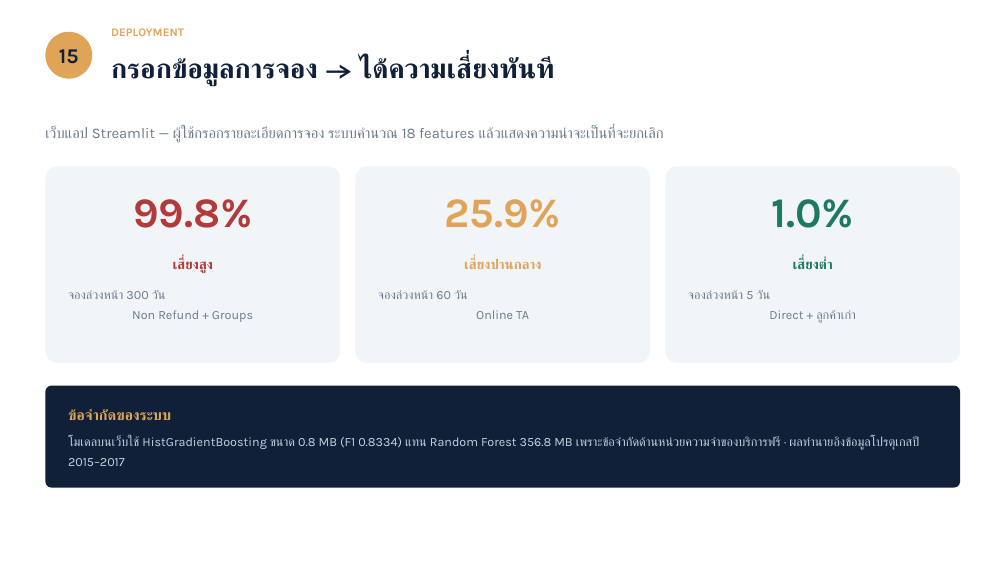
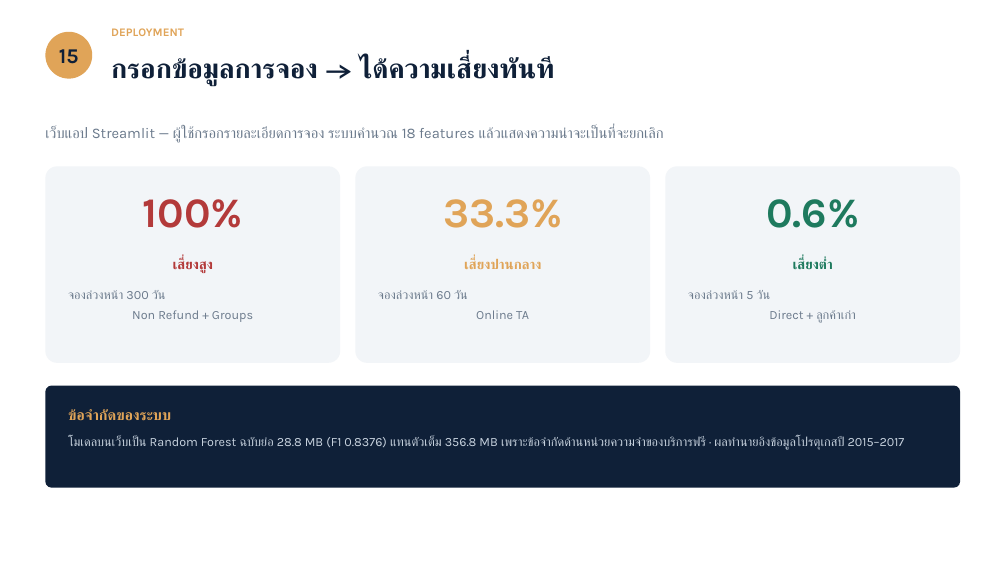
Before and after one commit to Hake2549/ML, a slide deck: slide 15 of slides/Hotel-Booking-Cancellation-Prediction.pptx. Drawn at 1008x567 pixels with LibreOffice and Linux fonts; fonts in the diff are those of the drawing. Boxes give left, top, right and bottom in pixels: in the first picture for what was removed or moved away, otherwise in the second. Text is boxed around its words. In the diff, an @@ line names an element or a change of style, - is before the commit and + after.

```diff
--- a/slides/Hotel-Booking-Cancellation-Prediction.pptx
+++ b/slides/Hotel-Booking-Cancellation-Prediction.pptx
@@ text at <box>143,199,243,228</box>: text changed @@
-99.8%
+100%
@@ text at <box>443,199,562,228</box>: text changed @@
-25.9%
+33.3%
@@ text at <box>766,199,859,228</box>: text changed @@
-1.0%
+0.6%
@@ text at <box>68,437,905,450</box>: text changed @@
-โมเดลบนเว็บใช้ HistGradientBoosting ขนาด 0.8 MB (F1 0.8334) แทน Random Forest 356.8 MB เพราะข้อจำกัดด้านหน่วยความจำของบริการฟรี · ผลทำนายอิงข้อมูลโปรตุเกสปี 2015–2017
+โมเดลบนเว็บเป็น Random Forest ฉบับย่อ 28.8 MB (F1 0.8376) แทนตัวเต็ม 356.8 MB เพราะข้อจำกัดด้านหน่วยความจำของบริการฟรี · ผลทำนายอิงข้อมูลโปรตุเกสปี 2015–2017
```
Also in this commit, not shown: 12 other files.
